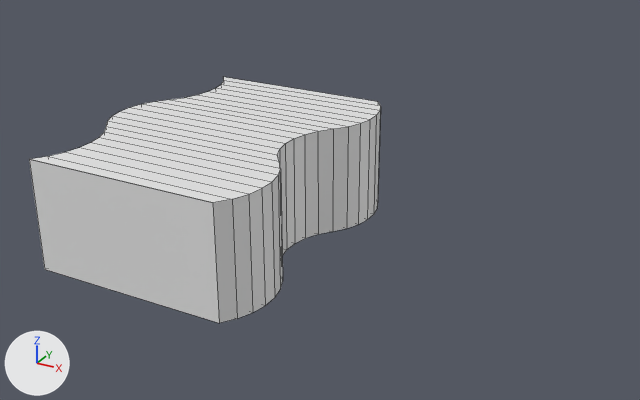
The FBX model URP-UnpathdExplore/Assets/Models/Wave voyage.fbx, before and after one commit.
Both versions are drawn from a 50 mm lens placed at (250.0, -349.0, 175.0), pointed at (58.0, 1.0, 1.0). Lighting does not change. The marker at lower left points along +X, +Y and +Z. Mesh edges are drawn as thin lines. Where no turn or scale is listed for an object, it has been applied to the vertices.

The scene before the commit, as lines of its bpy script (objects in view):
```python
me_mesh = bpy.data.meshes.new('Mesh')
me_mesh.from_pydata(...)  # 88 vertices, 84 faces; spans x -61.0..61.0, y -79.0..79.0, z 0.0..57.0
me_mesh_001 = bpy.data.meshes.new('Mesh.001')
me_mesh_001.from_pydata(...)  # 4 vertices, 1 face; spans x -51.0..51.8, y -78.6, z 0.0..57.3
# before: 0 (51.8, -78.6, 57.3) at pixel (212, 202), 1 (-51.0, -78.6, 57.3) at pixel (29, 159), 2 (-51.0, -78.6, 0.0) at pixel (44, 269), 3 (51.8, -78.6, 0.0) at pixel (219, 323)
ob_body = bpy.data.objects.new('Body', me_mesh)
ob_body.location = (-0.2, 0.2, -28.6)
ob_ends_1 = bpy.data.objects.new('Ends 1', me_mesh_001)
ob_ends_1.location = (-0.2, 0.2, -28.6)
```
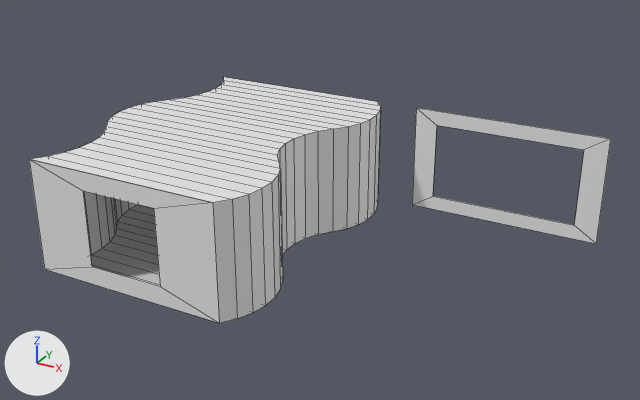
Where the newer file only moved an object's origin or applied its transform, the numbers keep the older frame.

Pixel boxes [x1, y1, x2, y2] of what changed, in the pictures (640 x 400 px):
```json
{"object": "Ends 003", "change": "added", "after": [412, 108, 611, 244]}
{"part": 1, "of": "me_mesh_001", "change": "built on", "before": [29, 159, 219, 323], "after": [29, 159, 219, 323]}
```

Edits to the scene script, one JSON object a line:
```json
{"block": "me_mesh_001", "where": "me_mesh_001.from_pydata(...)  # 4 vertices, 1 face; spans x -51.0..51.8, y -78.6, z 0.0..57.3"}
{"block": "me_mesh_001", "where": "# used by ob_ends_1; location = (-0.2, 0.2, -28.6)"}
{"block": "me_mesh_001", "where": "# verts and faces of me_mesh_001; kept vertices keep their numbers, new ones are numbered from 4"}
{"block": "me_mesh_001", "change": "me_mesh_001 part 1"}
{"op": "add", "block": "me_mesh_001", "code": "delete_faces([(0, 3, 2, 1)])"}
{"op": "add", "block": "me_mesh_001", "code": "verts[4] = (-19.6, -78.6, 47.8)  # pixel (82, 190)"}
{"op": "add", "block": "me_mesh_001", "code": "verts[5] = (20.4, -78.6, 47.8)  # pixel (153, 208)"}
{"op": "add", "block": "me_mesh_001", "code": "verts[6] = (20.4, -78.6, 9.5)  # pixel (160, 286)"}
{"op": "add", "block": "me_mesh_001", "code": "verts[7] = (-19.6, -78.6, 9.5)  # pixel (91, 266)"}
{"op": "add", "block": "me_mesh_001", "code": "faces += [(0, 5, 4, 1), (0, 3, 6, 5), (2, 7, 6, 3), (1, 4, 7, 2)]"}
{"op": "add", "block": "me_mesh_003", "code": ["me_mesh_003 = bpy.data.meshes.new('Mesh.003')", "me_mesh_003.from_pydata([(-201.4, 78.6, 57.3), (-201.4, 78.6, 0.0), (-98.7, 78.6, 0.0), (-98.7, 78.6, 57.3), (-189.3, 78.6, 49.4), (-189.3, 78.6, 7.9), (-110.8, 78.6, 7.9), (-110.8, 78.6, 49.4)], [], [(0, 4, 5, 1), (1, 5, 6, 2), (2, 6, 7, 3), (3, 7, 4, 0)])"]}
{"op": "add", "block": "ob_ends_003", "code": ["ob_ends_003 = bpy.data.objects.new('Ends 003', me_mesh_003)", "ob_ends_003.location = (275.9, 0.2, -28.6)"]}
```
